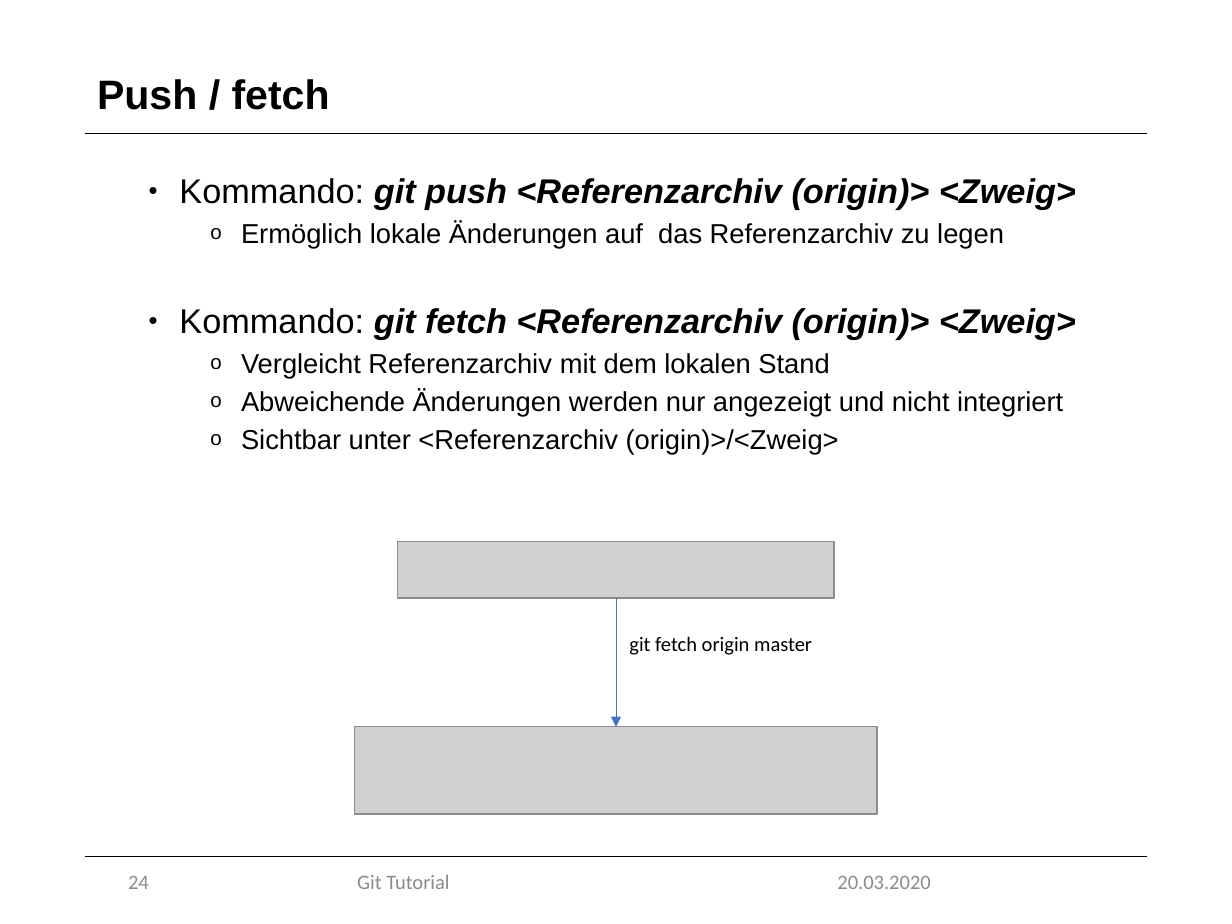
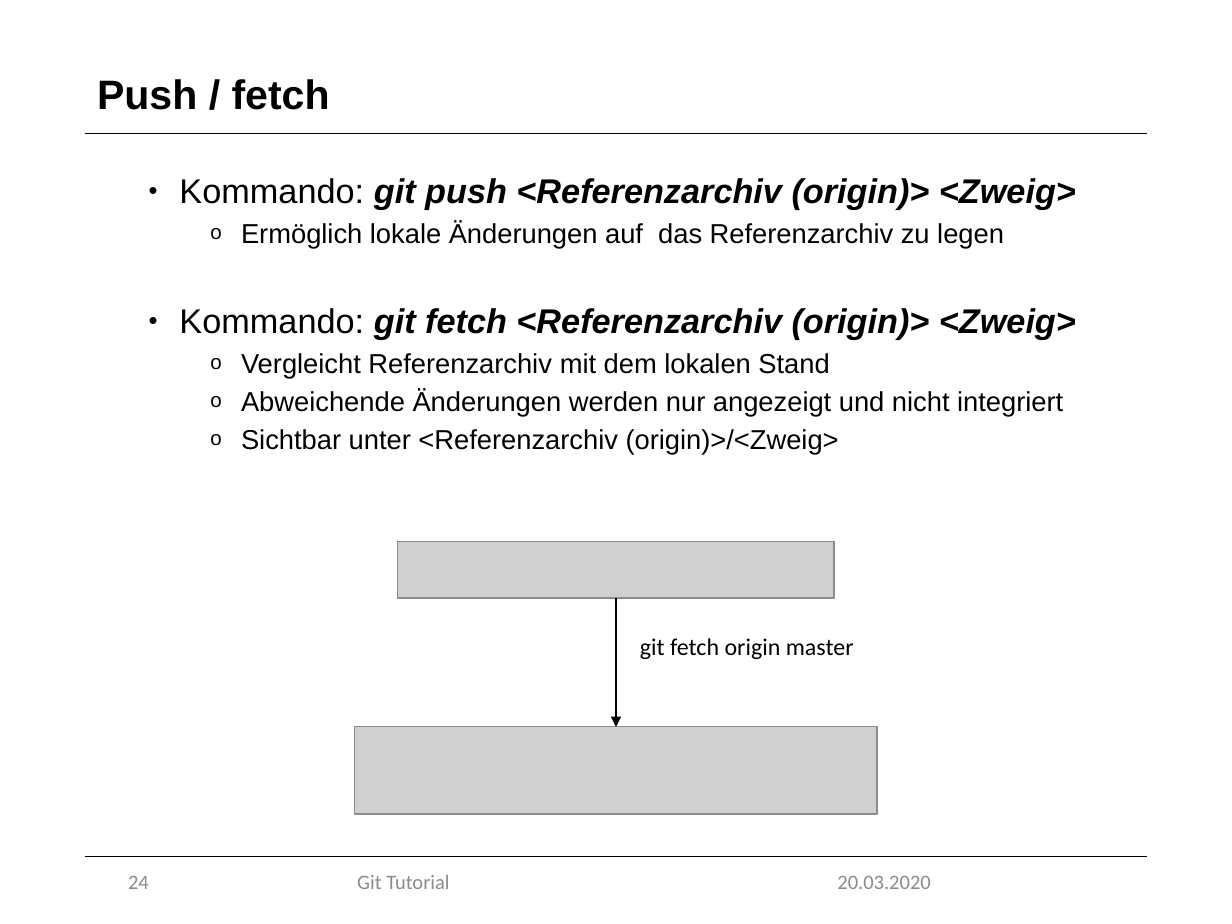
Before and after one commit to marcretzlaff/projektarbeit, a slide deck: slide 24 of Präsentation-90min/Präsentation-90min.pptx. Drawn at 1232x924 pixels with LibreOffice and Linux fonts; fonts in the diff are those of the drawing; grey boxes stand for pictures; background and template pictures are left out. Boxes give left, top, right and bottom in pixels: in the first picture for what was removed or moved away, otherwise in the second. Text is boxed around its words. In the diff, an @@ line names an element or a change of style, - is before the commit and + after.

```diff
--- a/Präsentation-90min/Präsentation-90min.pptx
+++ b/Präsentation-90min/Präsentation-90min.pptx
@@ arrow (616, 598) - (616, 727): stroke #4472C4 0.5 pt to #000000 1 pt @@
@@ text "git fetch origin master" at bbox=[640, 638, 854, 659]: size 12 to 14 pt @@
```
Also in this commit, not shown: 4 other slides changed.
